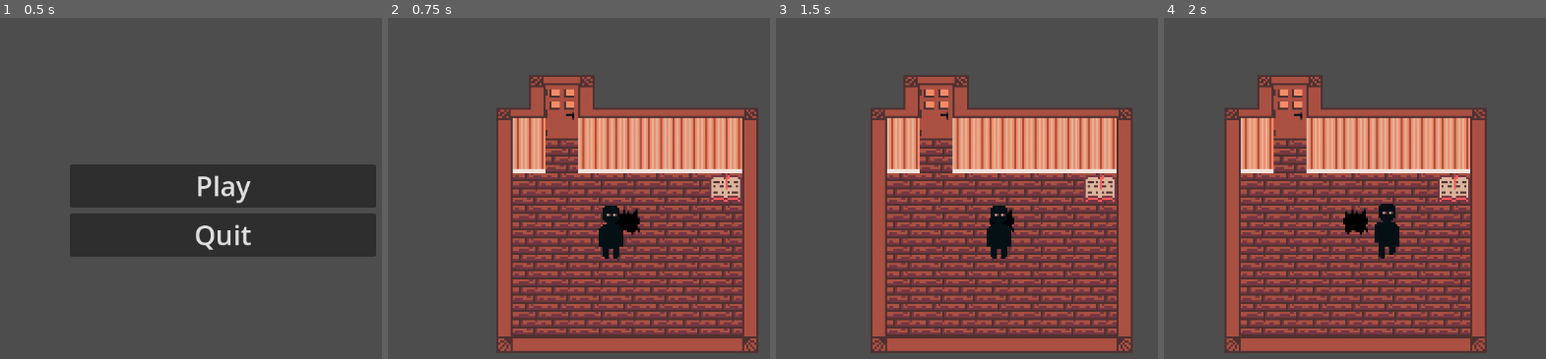
Above: before the commit, frames 1-4 (left to right).
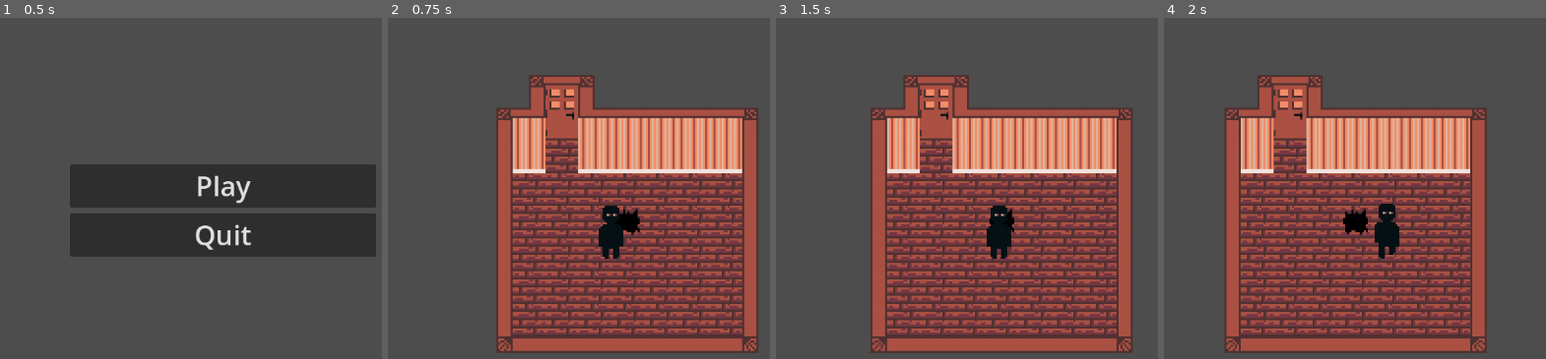
Above: after the commit, the same moments.

Repository: Mathinfernal/MyHungrySister
Game: Godot game, scene res://scenes/menu.tscn
Two runs of this game, one before a commit and one after it. Both use one fixed random seed, a clock stepped at 60 frames per second and the inputs below.
Inputs:
- Up to frame 1 (0.5 s): no input
- Up to frame 2 (0.75 s): click "Play" at 0.5 s
- Up to frame 3 (1.5 s): tap Enter at 1.25 s; hold Right (ui_right) from 1.28 s (still down)
- Up to frame 4 (2 s): keep holding Right (ui_right)

Frame 1 is identical in both runs. In frame 2, 0.6% of the frame differs, in the area x 84-93%, y 46-54%; in frame 3, 0.6%; in frame 4, 0.6%.

Commit message:
Update house.tscn

Diff:
--- a/scenes/house.tscn
+++ b/scenes/house.tscn
@@ -1,10 +1,10 @@
-[gd_scene load_steps=14 format=4 uid="uid://c2vmeelyffwjq"]
+[gd_scene load_steps=12 format=4 uid="uid://c2vmeelyffwjq"]
 
 [ext_resource type="Texture2D" uid="uid://cjbp5mg8qn2ru" path="res://ressources/spritesheets/tileset_void.png" id="1_3bgk5"]
 [ext_resource type="PackedScene" uid="uid://bxjy6t3ruosu5" path="res://scenes/player.tscn" id="1_d7po0"]
 [ext_resource type="Texture2D" uid="uid://bj5n3p2oi62el" path="res://ressources/spritesheets/tileset_house.png" id="1_qtlar"]
 [ext_resource type="Texture2D" uid="uid://cue8vno384e1q" path="res://ressources/spritesheets/tileset_walls.png" id="2_rk7hg"]
-[ext_resource type="Texture2D" uid="uid://vjc775mbyenr" path="res://ressources/spritesheets/tileset_fournitures.png" id="2_se78b"]
+[ext_resource type="PackedScene" uid="uid://jjapwc186331" path="res://scenes/door_up.tscn" id="3_3bgk5"]
 
 [sub_resource type="TileSetAtlasSource" id="TileSetAtlasSource_f74lx"]
 texture = ExtResource("1_3bgk5")
@@ -53,27 +53,6 @@
 physics_layer_0/collision_layer = 1
 sources/1 = SubResource("TileSetAtlasSource_rk7hg")
 
-[sub_resource type="TileSetAtlasSource" id="TileSetAtlasSource_3bgk5"]
-texture = ExtResource("2_se78b")
-1:2/0 = 0
-1:2/0/physics_layer_0/polygon_0/points = PackedVector2Array(-8, -4.97475, -3.85797, -7.00526, 0, -5.99001, 3.45187, -6.90374, 8, -4.87323, 8, 7.00526, 3.45187, 5.99001, 0.000966549, 6.95451, -3.75644, 5.88848, -8, 6.90374)
-0:0/size_in_atlas = Vector2i(1, 2)
-0:0/0 = 0
-0:0/0/texture_origin = Vector2i(0, 8)
-0:0/0/physics_layer_0/polygon_0/points = PackedVector2Array(-8, -8, 8, -8, 8, 8, -8, 8)
-1:0/size_in_atlas = Vector2i(1, 2)
-1:0/0 = 0
-1:0/0/texture_origin = Vector2i(0, 8)
-1:0/0/physics_layer_0/polygon_0/points = PackedVector2Array(-8, -8, -3.95689, -8, -4.13675, 8, -8, 8)
-2:0/size_in_atlas = Vector2i(1, 2)
-2:0/0 = 0
-2:0/0/texture_origin = Vector2i(0, 8)
-2:0/0/physics_layer_0/polygon_0/points = PackedVector2Array(-8, -8, 8, -8, 8, 8, -8, 8)
-
-[sub_resource type="TileSet" id="TileSet_f74lx"]
-physics_layer_0/collision_layer = 1
-sources/0 = SubResource("TileSetAtlasSource_3bgk5")
-
 [sub_resource type="TileSetAtlasSource" id="TileSetAtlasSource_se78b"]
 texture = ExtResource("2_rk7hg")
 0:0/0 = 0
@@ -119,9 +98,8 @@
 tile_map_data = PackedByteArray("AAAAAP//AQABAAEAAAAAAP7/AQABAAEAAAAAAP3/AQABAAEAAAAAAPz/AQABAAEAAAAAAPv/AQABAAEAAAABAP …(496 unchanged characters)…
 tile_set = SubResource("TileSet_se78b")
 
-[node name="Fournitures" type="TileMapLayer" parent="."]
-tile_map_data = PackedByteArray("AAABAPn/AAAAAAAAAAAGAPv/AAABAAIAAAA=")
-tile_set = SubResource("TileSet_f74lx")
+[node name="door_up" parent="." instance=ExtResource("3_3bgk5")]
+position = Vector2(24, -104)
 
 [node name="Walls" type="TileMapLayer" parent="."]
 tile_map_data = PackedByteArray("AAACAPn/AgAAAAEAAAADAPn/AgACAAEAAAAEAPn/AgACAAEAAAAFAPn/AgACAAEAAAAGAPn/AgACAAEAAAAAAP …(528 unchanged characters)…
